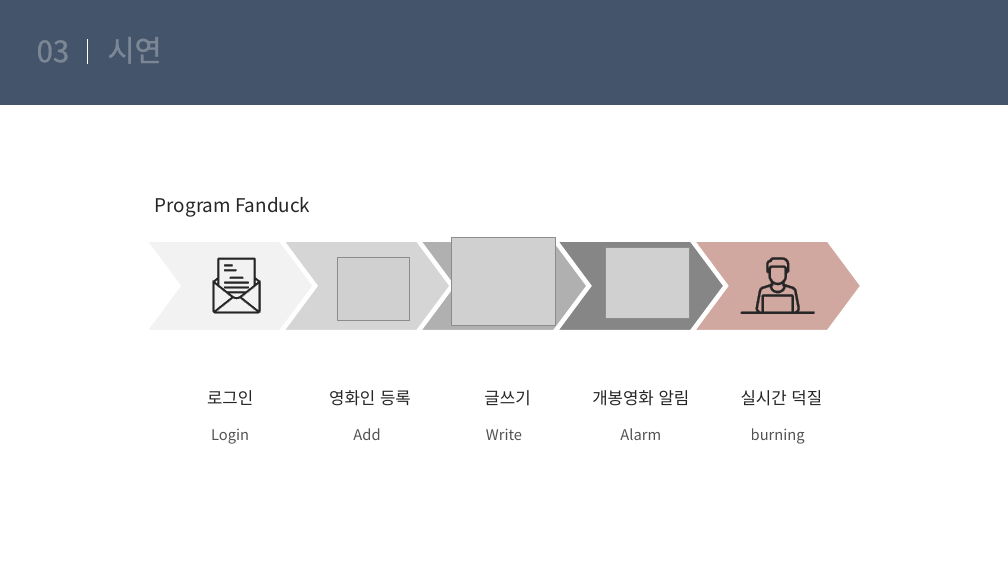
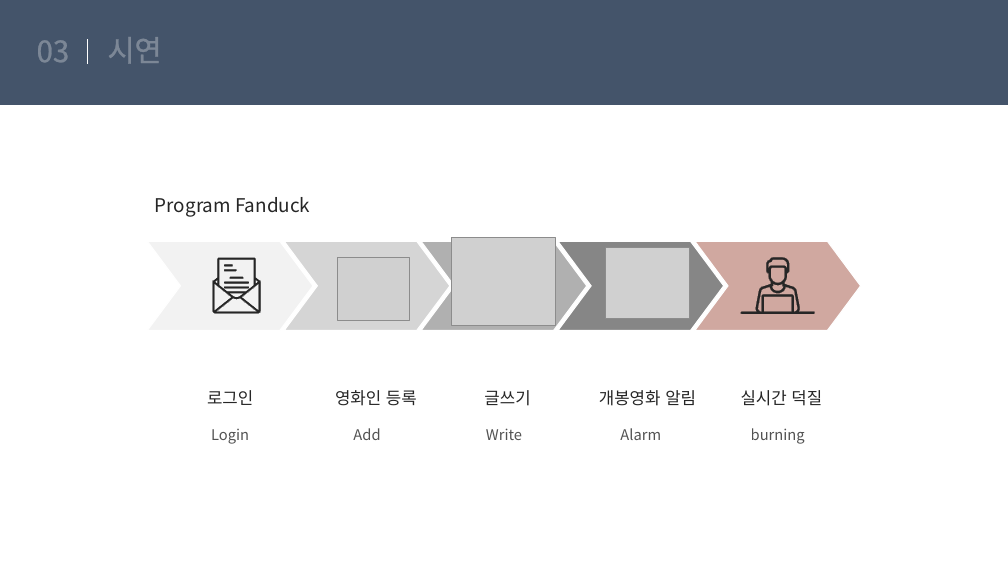
Before and after one commit to suna05/fanduck, a slide deck: slide 16 of suna/8월 29일 화/팬덕.pptx (slide 14 before the commit). Drawn at 1008x567 pixels with LibreOffice and Linux fonts; fonts in the diff are those of the drawing; grey boxes stand for pictures. Boxes give left, top, right and bottom in pixels: in the first picture for what was removed or moved away, otherwise in the second. Text is boxed around its words. In the diff, an @@ line names an element or a change of style, - is before the commit and + after.

```diff
--- a/suna/8월 29일 화/팬덕.pptx
+++ b/suna/8월 29일 화/팬덕.pptx
@@ text "영화인 등록": place and size @@
-text "영화인 등록" at [329, 390, 411, 406]
+text "영화인 등록" at [335, 390, 417, 406]
@@ text "개봉영화 알림": place and size @@
-text "개봉영화 알림" at [592, 390, 690, 406]
+text "개봉영화 알림" at [599, 390, 696, 406]
```
Also in this commit, not shown: 7 other slides changed, 7 slides added.
